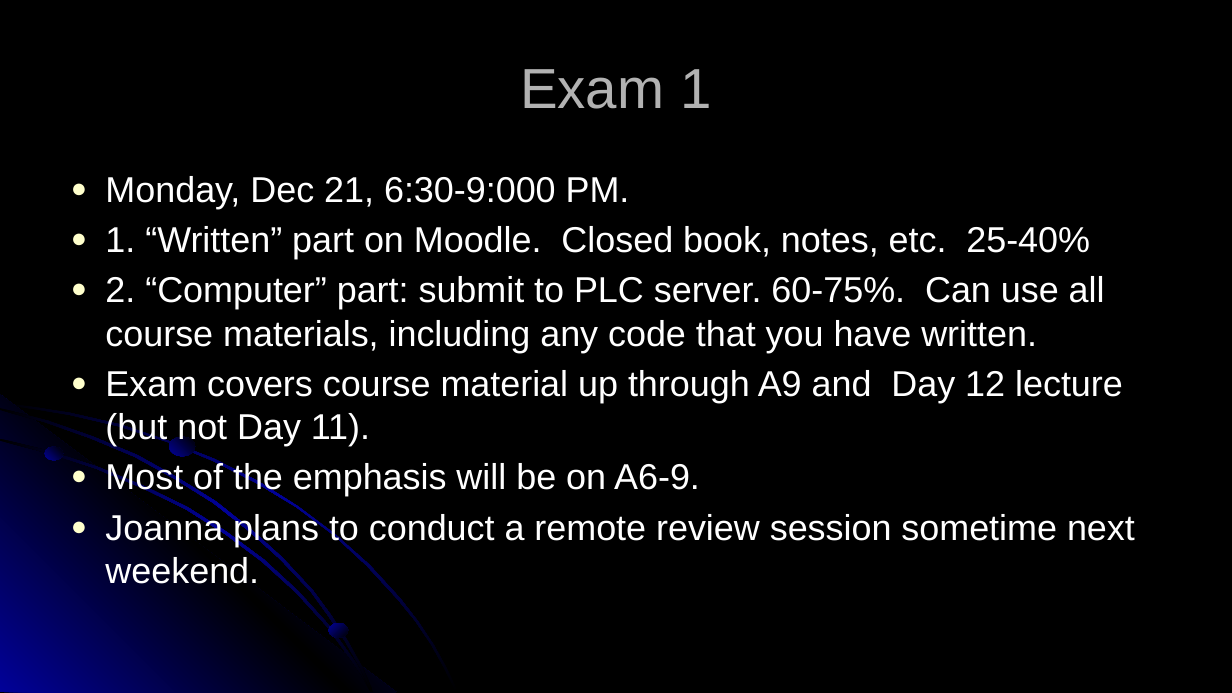
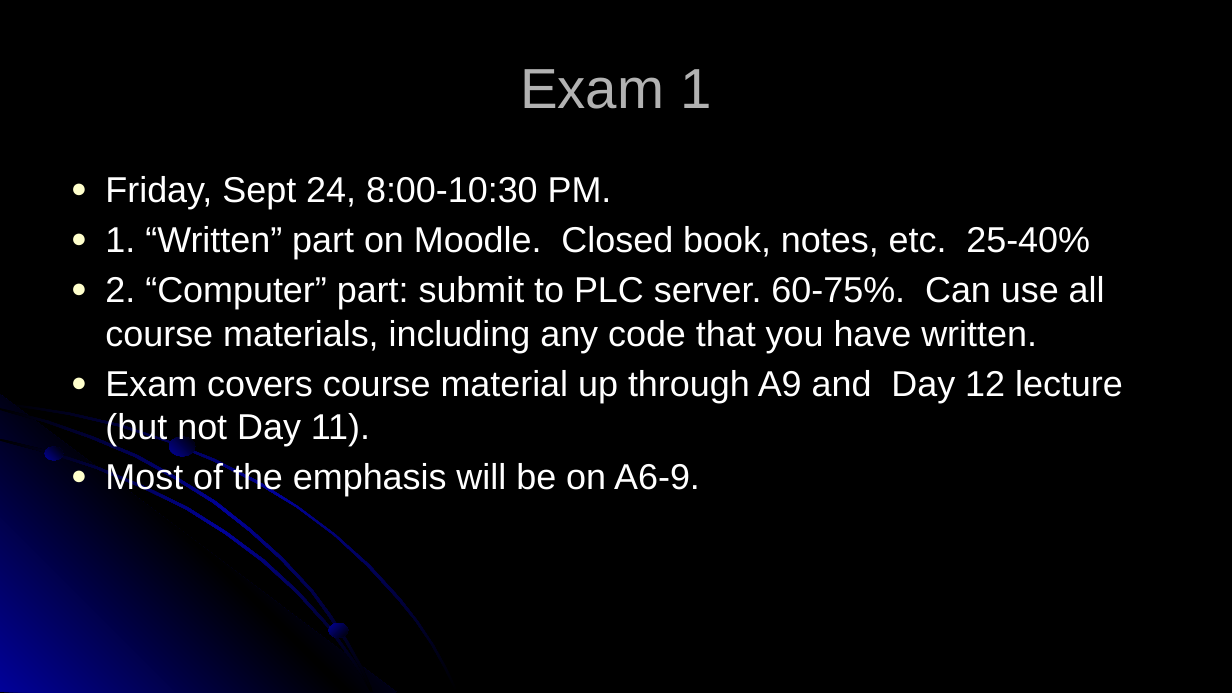
Before and after one commit to RHIT-CSSE/csse304, a slide deck: slide 4 of ClassMaterials/ProgramsAboutSlists/08-ProgramsAboutSlists.pptx. Drawn at 1232x693 pixels with LibreOffice and Linux fonts; fonts in the diff are those of the drawing. Boxes give left, top, right and bottom in pixels: in the first picture for what was removed or moved away, otherwise in the second. Text is boxed around its words. In the diff, an @@ line names an element or a change of style, - is before the commit and + after.

```diff
--- a/ClassMaterials/ProgramsAboutSlists/08-ProgramsAboutSlists.pptx
+++ b/ClassMaterials/ProgramsAboutSlists/08-ProgramsAboutSlists.pptx
@@ text at (105, 176, 612, 209): text changed @@
-● Monday, Dec 21, 6:30-9:000 PM.
+● Friday, Sept 24, 8:00-10:30 PM.
@@ text at (105, 512, 1135, 584): paragraph removed @@
-● Joanna plans to conduct a remote review session sometime next weekend.
```
Also in this commit, not shown: 2 other slides changed, 3 other files.
